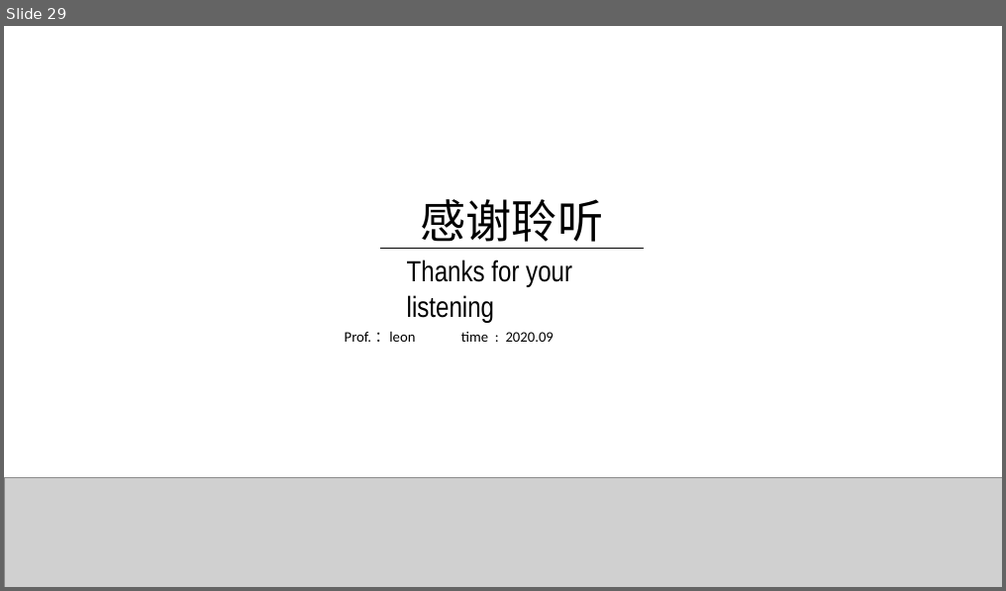
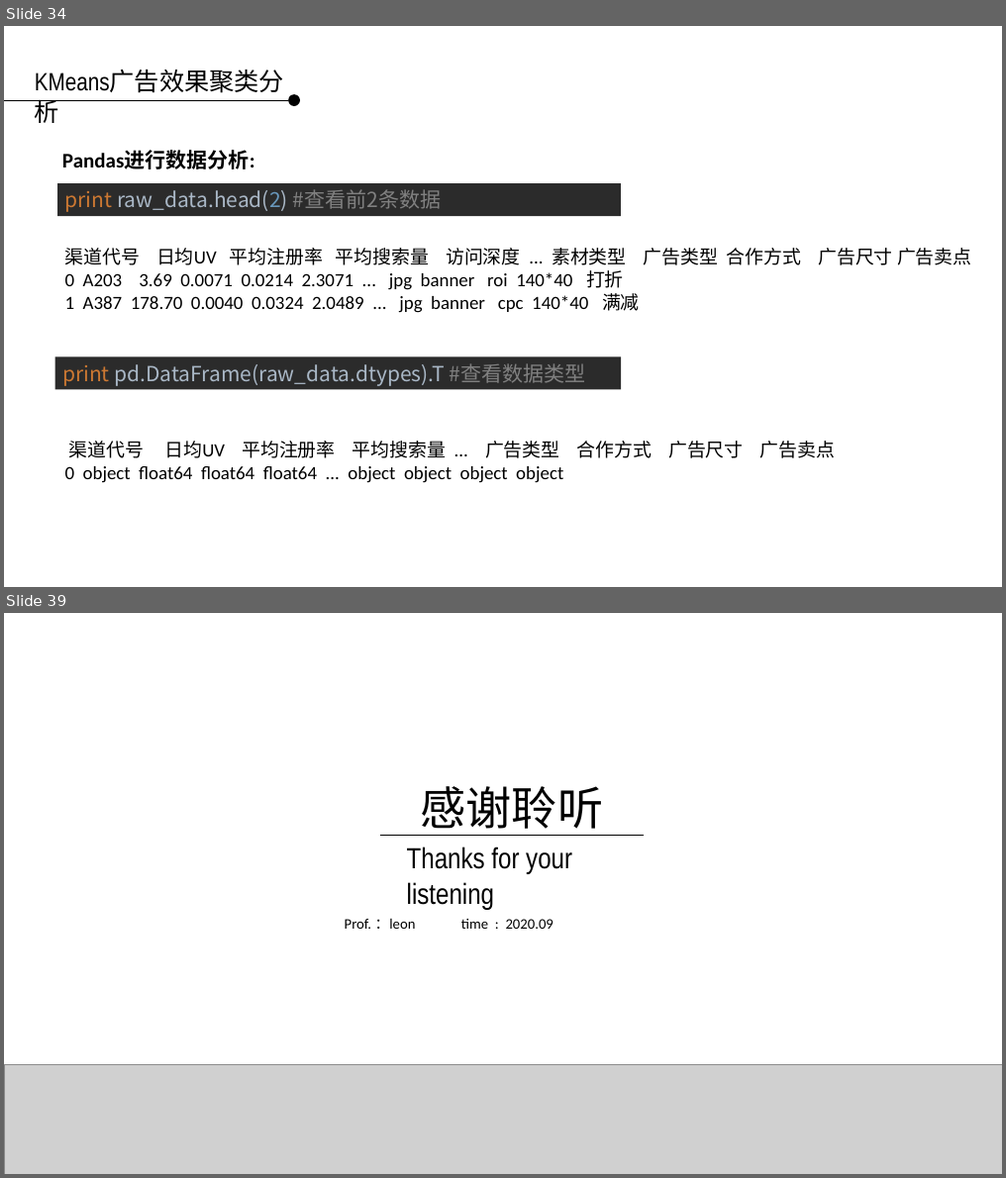
Before and after one commit to applepip/Big_Data, a slide deck: 产品大数据分析与建模/大数据分析与建模 - 聚类模型 第三讲.pptx. Shown one above the other, each under a label of ours: slide 29 before the commit, slides 34 and 39 after it; the slides between them are not shown. The pictures are 1006x591 and 1006x1178 pixels, drawn with LibreOffice and Linux fonts; fonts in the diff are those of the drawing; grey boxes stand for pictures; background and template pictures are left out. Boxes give left, top, right and bottom in pixels: in the first picture for what was removed or moved away, otherwise in the second. Text is boxed around its words. In the diff, an @@ line names an element or a change of style, - is before the commit and + after.

```diff
--- a/产品大数据分析与建模/大数据分析与建模 - 聚类模型 第三讲.pptx
+++ b/产品大数据分析与建模/大数据分析与建模 - 聚类模型 第三讲.pptx
@@ slide 34 added at (4,26,1002,587), background picture (left out) @@
@@ text added at (27,63,314,131), 24 pt, text #000000 @@
+KMeans广告效果聚类分析
@@ line added from (4, 100) to (288, 100), #000000 0.75 pt @@
@@ ellipse added at (288,95,300,107), fill #000000 @@
@@ text added at (62,151,255,170), 20 pt, text #000000, bold @@
+Pandas进行数据分析:
@@ rectangle added at (57,183,621,216), fill #2B2B2B, 20 pt, text #A9B7C6 @@
+print raw_data.head(2) #查看前2条数据
@@ text added at (65,248,972,313), 18 pt, text #000000 @@
+渠道代号 日均UV 平均注册率 平均搜索量 访问深度 ... 素材类型 广告类型 合作方式 广告尺寸 广告卖点
+0 A203 3.69 0.0071 0.0214 2.3071 ... jpg banner roi 140*40 打折
+1 A387 178.70 0.0040 0.0324 2.0489 ... jpg banner cpc 140*40 满减
@@ rectangle added at (54,357,621,390), fill #2B2B2B, 20 pt, text #A9B7C6 @@
+print pd.DataFrame(raw_data.dtypes).T #查看数据类型
@@ text added at (65,441,836,483), 18 pt, text #000000 @@
+渠道代号 日均UV 平均注册率 平均搜索量 ... 广告类型 合作方式 广告尺寸 广告卖点
+0 object float64 float64 float64 ... object object object object
@@ what was slide 29 is now slide 39 @@
```
Also in this commit, not shown: 4 slides changed, 32 other slides added, 23 slides removed.
